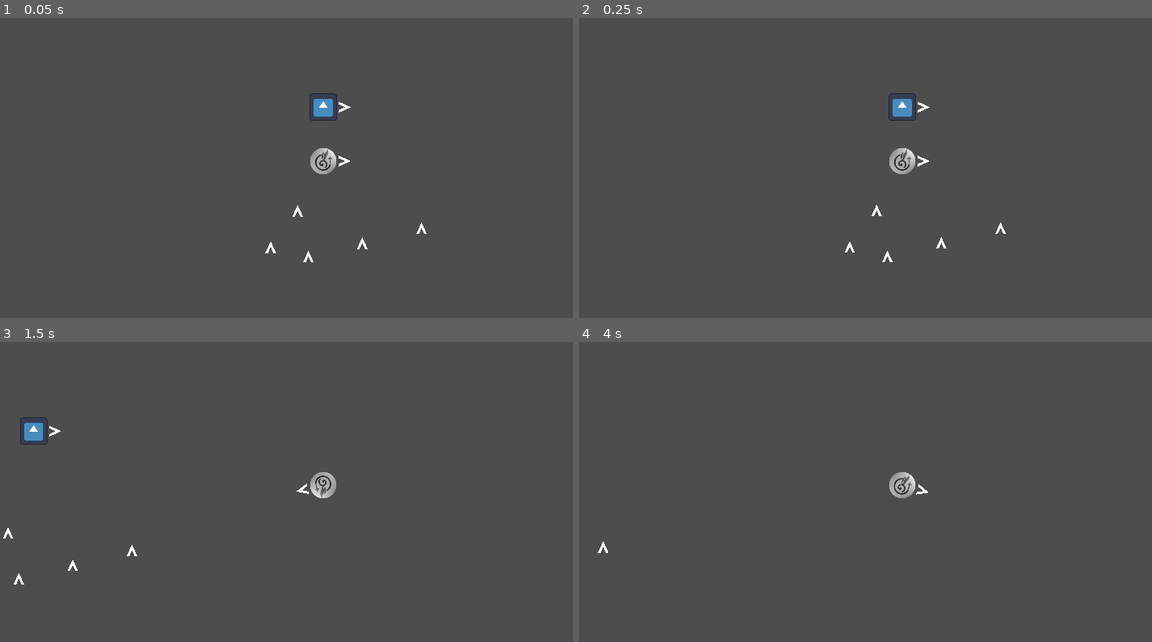
Above: before the commit, frames 1-4 (two rows, left to right).
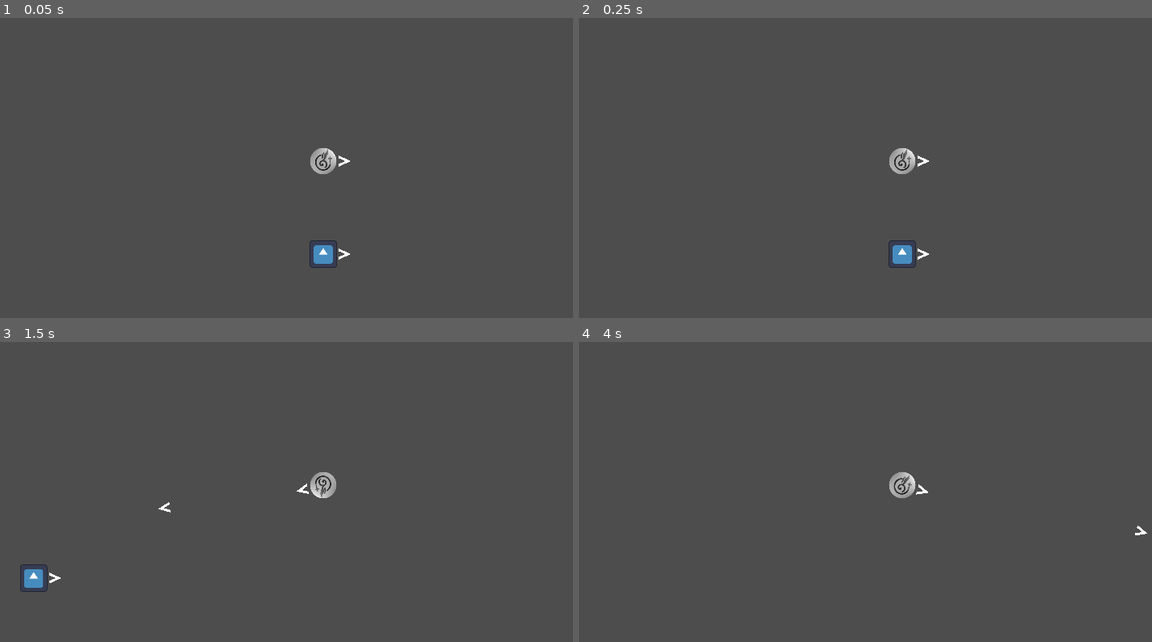
Above: after the commit, the same moments.

Repository: Pneumaturgy/PorNada
Game: Godot game, scene res://Scenes/Main.tscn
Two runs of this game, one before a commit and one after it. Both use one fixed random seed, a clock stepped at 60 frames per second and the inputs below. The engine's default icon, where the game draws it, is replaced by a stand-in: a white triangle on a blue panel in a dark square.
Inputs (mouse positions are in pixels of both pictures, inside the frame that each line leads up to):
- Up to frame 1 (0.05 s): no input
- Up to frame 2 (0.25 s): no input
- Up to frame 3 (1.5 s): tap Enter at 0.5 s; move the mouse to (464, 468) at 0.52 s; hold D (move_right) 0.53-1.25 s; click (464, 468) at 0.6 s; drag from (194, 504) to (17, 579) at 1.27 s
- Up to frame 4 (4 s): move the mouse to (968, 405) at 2.02 s; hold D (move_right) 2.03-2.75 s; hold Shift 2.03-2.75 s; click (968, 405) at 2.3 s; drag from (871, 558) to (710, 432) at 2.77 s; tap Space at 3.5 s; move the mouse to (1094, 540) at 3.52 s; hold A (move_left) from 3.53 s (still down); tap Ctrl at 3.6 s; click (1094, 540) at 3.8 s

The runs differ from the first frame. In frame 1, 0.7% of the frame differs, in the area x 46-75%, y 25-84%; in frame 2, 0.7%; in frame 3, 0.7%; in frame 4, less than 0.1%.

Commit message:
player can now fire bullets and enemies die

Diff:
--- a/Scenes/Main.tscn
+++ b/Scenes/Main.tscn
@@ -1,8 +1,7 @@
-[gd_scene load_steps=4 format=3 uid="uid://cwurvkxkotcjx"]
+[gd_scene load_steps=3 format=3 uid="uid://cwurvkxkotcjx"]
 
 [ext_resource type="PackedScene" uid="uid://dkl4luny1yncs" path="res://Scenes/Entity.tscn" id="1_str5b"]
 [ext_resource type="PackedScene" uid="uid://dp3v34nxlp5eb" path="res://Scenes/Player.tscn" id="2_463pk"]
-[ext_resource type="PackedScene" uid="uid://bg0nq0mcgnsh1" path="res://Scenes/Payloads/DamagePayload.tscn" id="3_1p3u8"]
 
 [node name="Control" type="Control"]
 layout_mode = 3
@@ -16,18 +15,4 @@
 position = Vector2(0, -40)
 
 [node name="Player" parent="." instance=ExtResource("2_463pk")]
-
-[node name="DamagePayload" parent="." instance=ExtResource("3_1p3u8")]
-position = Vector2(-39, 64)
-
-[node name="DamagePayload2" parent="." instance=ExtResource("3_1p3u8")]
-position = Vector2(-11, 71)
-
-[node name="DamagePayload3" parent="." instance=ExtResource("3_1p3u8")]
-position = Vector2(29, 61)
-
-[node name="DamagePayload4" parent="." instance=ExtResource("3_1p3u8")]
-position = Vector2(-19, 37)
-
-[node name="DamagePayload5" parent="." instance=ExtResource("3_1p3u8")]
-position = Vector2(73, 50)
+position = Vector2(0, -109)
--- a/Scenes/Payloads/DamagePayload.tscn
+++ b/Scenes/Payloads/DamagePayload.tscn
@@ -9,6 +9,7 @@
 script = ExtResource("1_vj3w7")
 
 [node name="Sprite2D" type="Sprite2D" parent="."]
+rotation = 1.5708
 scale = Vector2(0.02, 0.02)
 texture = ExtResource("1_7w1qf")
 
--- a/Scripts/TestDamagePayload.gd
+++ b/Scripts/TestDamagePayload.gd
@@ -1,20 +1,15 @@
 extends Payload
-class_name TestDamagePayload
+class_name DamagePayload
 
-@export var horizontal_speed = 0
-@export var vertical_speed = -1
+@export var speed = 500
+var direction
 
 func _init():
 	affected_properties_with_deltas = {
 		"health": -10.0
 	}
 
-# Called when the node enters the scene tree for the first time.
-func _ready():
-	pass # Replace with function body.
-
 
 # Called every frame. 'delta' is the elapsed time since the previous frame.
 func _process(delta):
-	position.y += (vertical_speed * delta)
-	position.x += (horizontal_speed * delta)
+	position += direction * delta * speed
--- a/Scripts/payload.gd
+++ b/Scripts/payload.gd
@@ -1,7 +1,15 @@
 extends Area2D
 class_name Payload
 
+@export var timeToLive = 1.0
 var affected_properties_with_deltas = {}
+
+func _ready():
+	var death_timer = Timer.new()
+	add_child(death_timer)
+	death_timer.wait_time = timeToLive
+	death_timer.timeout.connect(destroy_bullet)
+	death_timer.start()
 
 func apply_effects(entity):
 	print("applying effects...")
@@ -14,3 +22,7 @@
 	print("body: ", body)
 	if body is CharacterBody2D: # Entity:
 		apply_effects(body)
+		destroy_bullet()
+
+func destroy_bullet():
+	queue_free()
--- a/Scripts/player.gd
+++ b/Scripts/player.gd
@@ -2,6 +2,10 @@
 class_name Player
 
 @export var joypad_dead_zone = 0.1
+@onready var current_payload = preload("res://Scenes/Payloads/DamagePayload.tscn")
+@onready var aiming_direction = $AimingDirection
+var firing_offset = 20
+
 
 func get_input():
 	var input_direction = Input.get_vector("move_left", "move_right", "move_up", "move_down")
@@ -16,8 +20,24 @@
 		var input_aim_direction = Input.get_vector("aim_left", "aim_right", "aim_up", "aim_down")
 		if abs(input_aim_direction.x) >= joypad_dead_zone or abs(input_aim_direction.y) >= joypad_dead_zone:
 			self.rotation = input_aim_direction.angle()
+	if event is InputEventKey:
+		if Input.is_action_just_pressed("ui_cancel"):
+			get_tree().quit()
 
+	if event is InputEventMouseButton:
+		if Input.is_action_just_pressed("TEMP_fire"):
+			#print('yeah')
+			fire(current_payload)
 
 func _physics_process(delta):
 	get_input()
 	move_and_slide()
+
+func fire(payload):
+	var direction = (aiming_direction.global_position - self.global_position).normalized()
+	print('firing: ', payload)
+	var new_payload = payload.instantiate()
+	new_payload.global_position = aiming_direction.global_position + (direction * firing_offset)
+	new_payload.direction = direction
+	new_payload.rotation = self.rotation
+	get_parent().add_child(new_payload)
--- a/project.godot
+++ b/project.godot
@@ -92,6 +92,12 @@
 "events": [Object(InputEventJoypadMotion,"resource_local_to_scene":false,"resource_name":"","device":-1,"axis":3,"axis_value":1.0,"script":null)
 ]
 }
+TEMP_fire={
+"deadzone": 0.5,
+"events": [Object(InputEventMouseButton,"resource_local_to_scene":false,"resource_name":"","device":-1,"window_id":0,"alt_pressed":false,"shift_pressed":false,"ctrl_pressed":false,"meta_pressed":false,"button_mask":1,"position":Vector2(150, 24),"global_position":Vector2(154, 65),"factor":1.0,"button_index":1,"canceled":false,"pressed":true,"double_click":false,"script":null)
+, Object(InputEventJoypadButton,"resource_local_to_scene":false,"resource_name":"","device":-1,"button_index":0,"pressure":0.0,"pressed":false,"script":null)
+]
+}
 
 [rendering]
 
